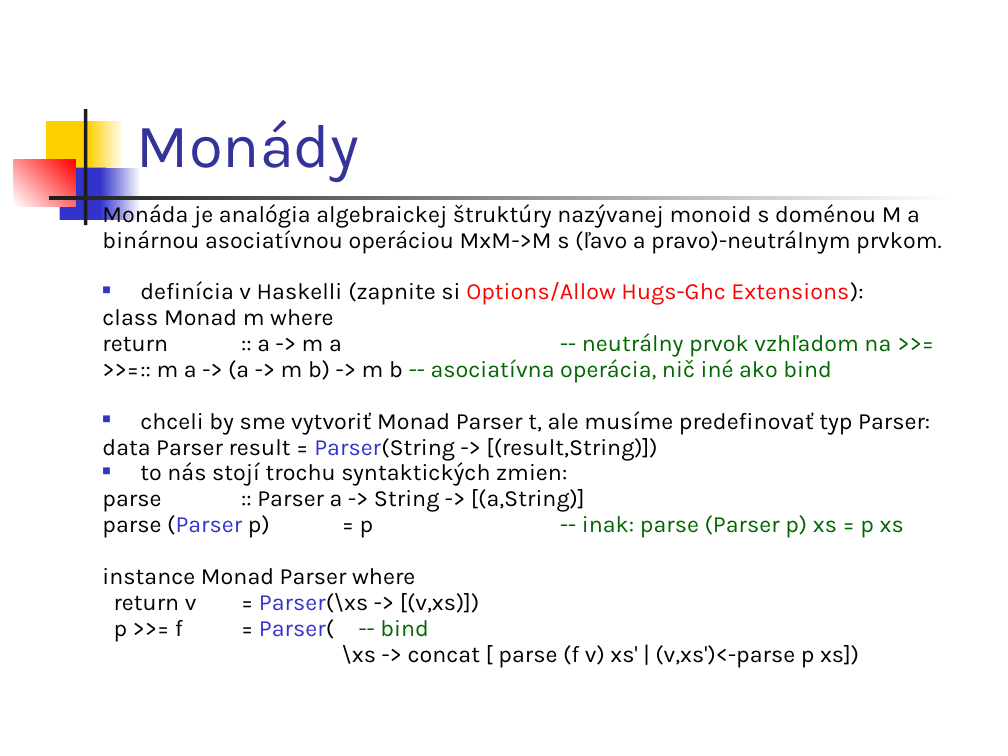
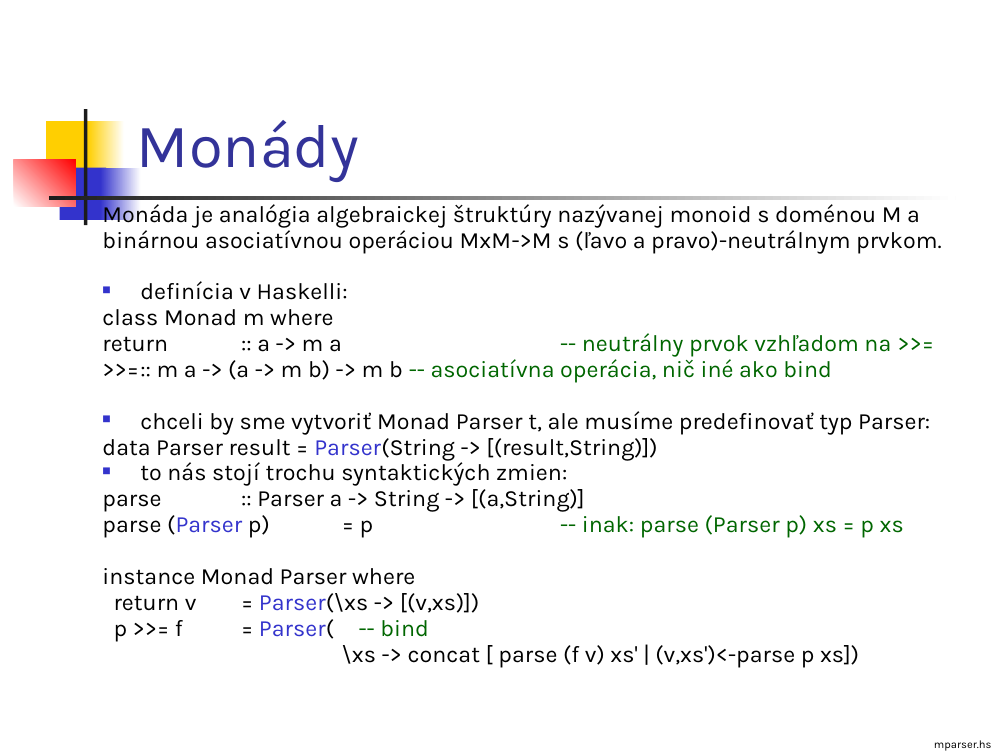
Before and after one commit to Funkcionalne/Prednasky, a slide deck: slide 10 of 10/10_fpro.ppt (slide 8 before the commit). Drawn at 1008x756 pixels with LibreOffice and Linux fonts; fonts in the diff are those of the drawing. Boxes give left, top, right and bottom in pixels: in the first picture for what was removed or moved away, otherwise in the second. Text is boxed around its words. In the diff, an @@ line names an element or a change of style, - is before the commit and + after.

```diff
--- a/10/10_fpro.ppt
+++ b/10/10_fpro.ppt
@@ text at box(140, 281, 348, 300): text changed; text colour #FF0000 to #000000 @@
-■ definícia v Haskelli (zapnite si Options/Allow Hugs-Ghc Extensions):
+■ definícia v Haskelli:
@@ text added at box(934, 740, 992, 751), 8 pt, text #000000 @@
+mparser.hs
```
Also in this commit, not shown: 23 other slides changed, 2 slides added, 5 other files.
